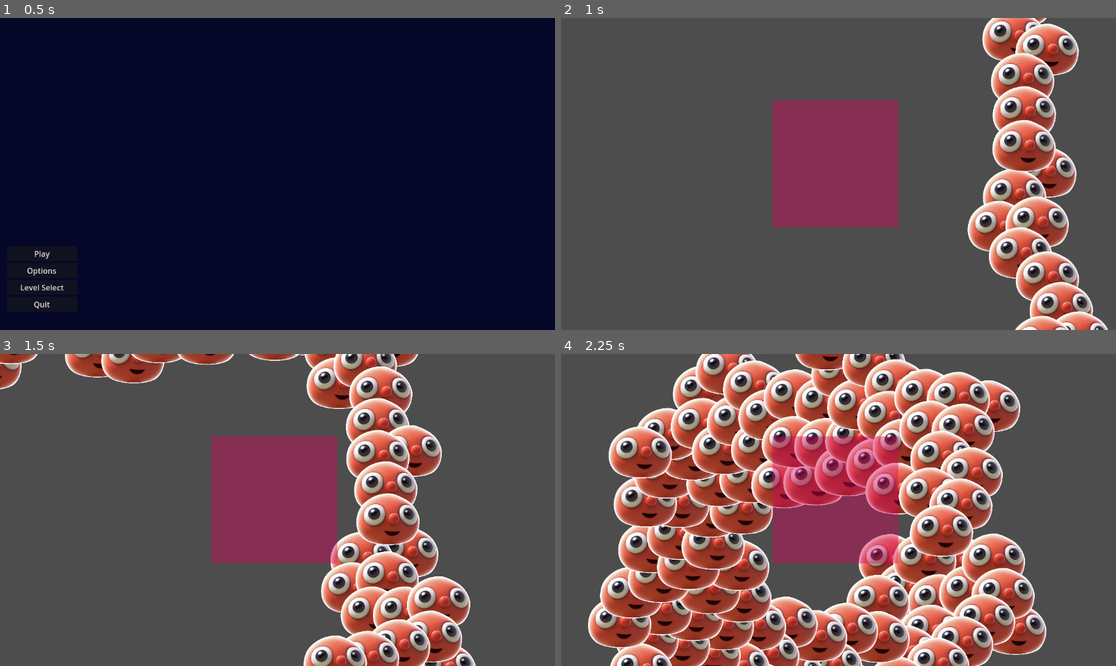
Above: before the commit, frames 1-4 (two rows, left to right).
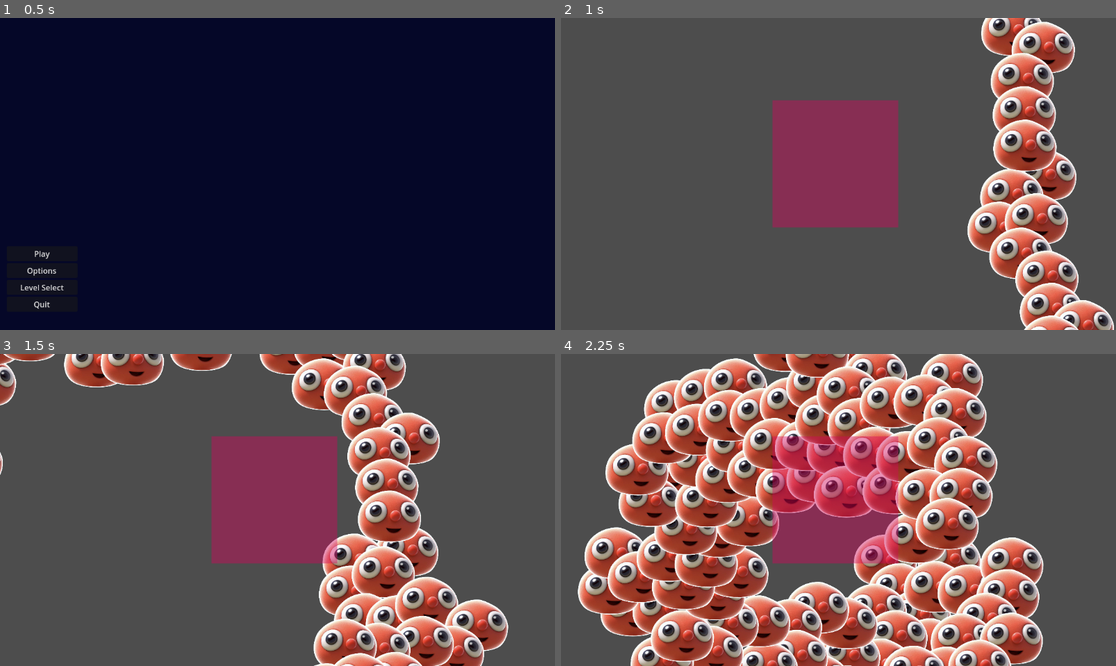
Above: after the commit, the same moments.

Repository: Joseph-Cloud/LittleGuysTheVisualExperience
Game: Godot game, scene res://Menu/Scenes/Main_menu.tscn
Two runs of this game, one before a commit and one after it. Both use one fixed random seed, a clock stepped at 60 frames per second and the inputs below.
Inputs (mouse positions are in pixels of both pictures, inside the frame that each line leads up to):
- Up to frame 1 (0.5 s): no input
- Up to frame 2 (1 s): click "Play" at 0.5 s
- Up to frame 3 (1.5 s): move the mouse to (399, 494) at 1.27 s
- Up to frame 4 (2.25 s): move the mouse to (727, 525) at 2.02 s

Frame 1 is identical in both runs. In frame 2, 6.5% of the frame differs, in the area x 73-100%, y 0-100%; in frame 3, 20%; in frame 4, 57%, in the area x 3-88%, y 0-100%.

Commit message:
value tweaks

Diff:
--- a/Scripts/LittleGuys/little_guy.gd
+++ b/Scripts/LittleGuys/little_guy.gd
@@ -5,7 +5,7 @@
 extends CharacterBody2D
 
 @export var seek_speed = 200
-@export var seek_degrade_dist = 500
+@export var seek_degrade_dist = 400
 
 # mass point vars for soft body
 @export var mass = 1
--- a/Scripts/LittleGuys/little_guy_handler.gd
+++ b/Scripts/LittleGuys/little_guy_handler.gd
@@ -73,8 +73,8 @@
 	await add_guys_to_scene(self, n)
 	#little_guys.back().is_leader = true
 	for i in range(n):
-		spring_list.append(create_spring_dict(little_guys[i], little_guys[(i + 1) % (n - 1)], 1))
-		spring_list.append(create_spring_dict(little_guys[i], little_guys[(i + 2) % (n - 1)], 1))
+		spring_list.append(create_spring_dict(little_guys[i], little_guys[(i + 1) % (n - 1)], 2))
+		spring_list.append(create_spring_dict(little_guys[i], little_guys[(i + 2) % (n - 1)], 2))
 
 
 func create_spring_dict(guy_one, guy_two, stiffness):
Not shown: 1 places in Levels/test_level.tscn that only renumber resources
